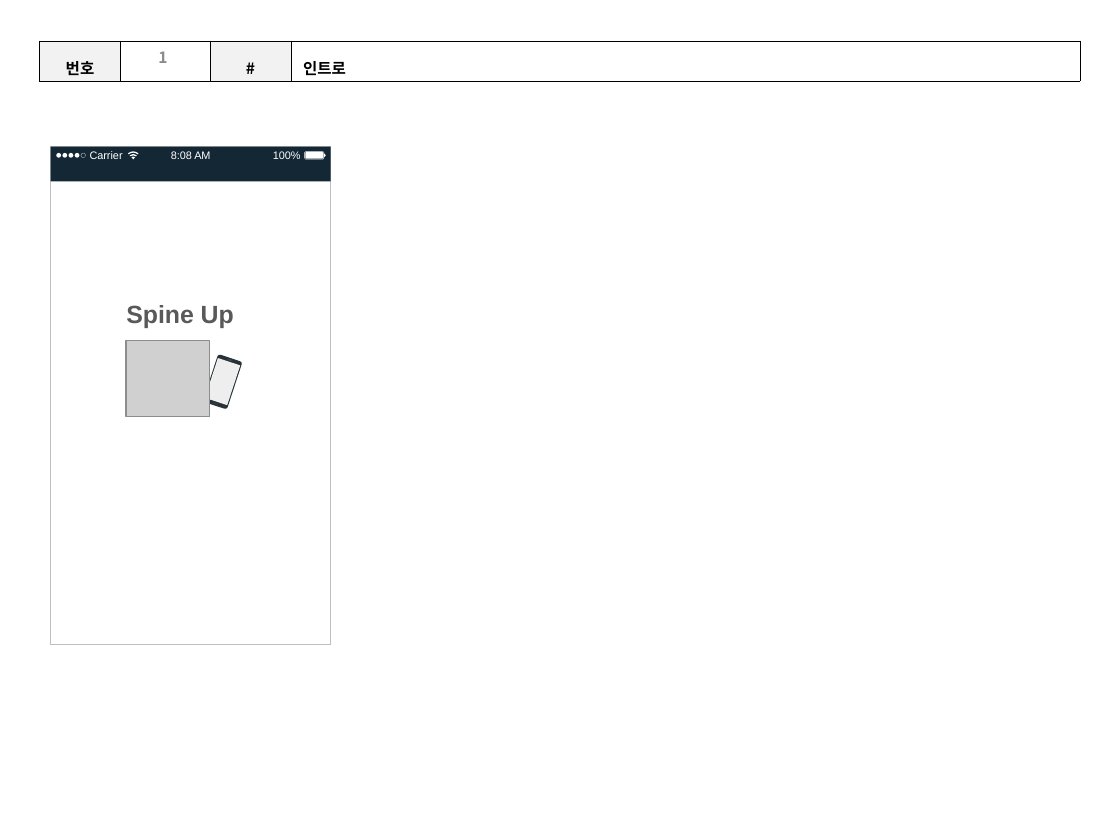
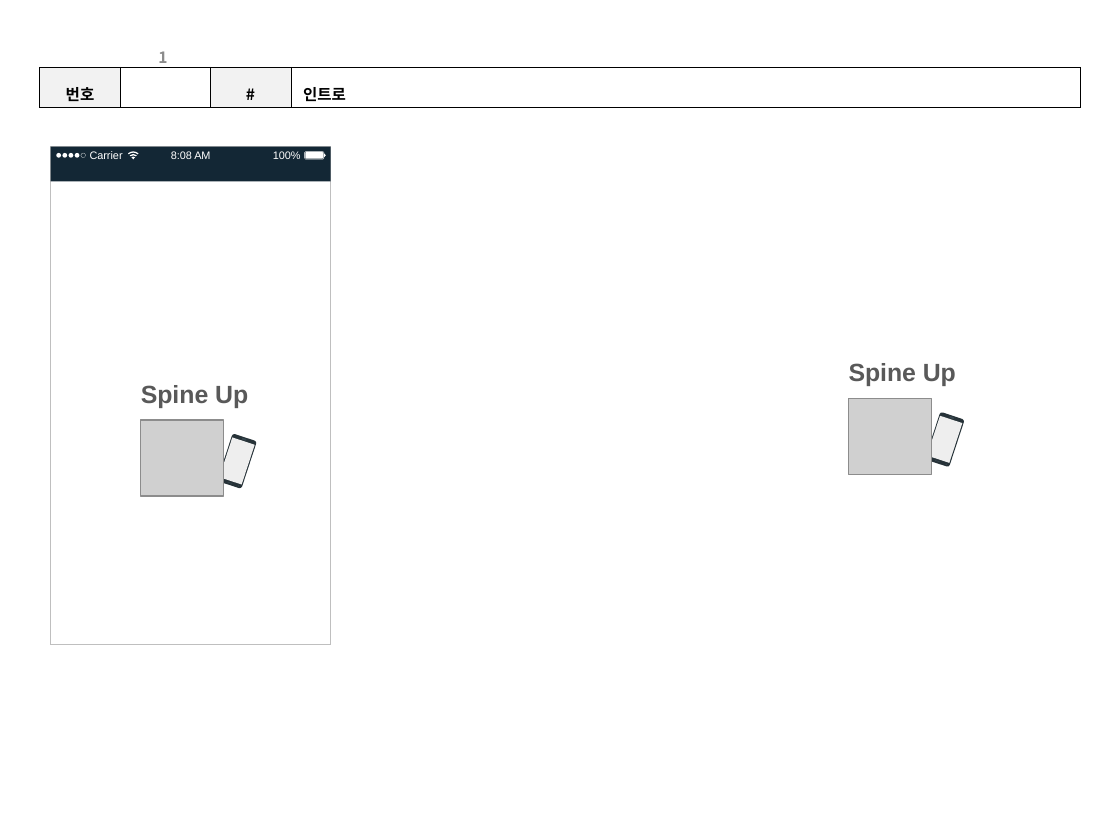
Before and after one commit to bqlab/osp-vestband, a slide deck: slide 1 of 7조_Spine up.pptx. Drawn at 1120x840 pixels with LibreOffice and Linux fonts; fonts in the diff are those of the drawing; grey boxes stand for pictures. Boxes give left, top, right and bottom in pixels: in the first picture for what was removed or moved away, otherwise in the second. Text is boxed around its words. In the diff, an @@ line names an element or a change of style, - is before the commit and + after.

```diff
--- a/7조_Spine up.pptx
+++ b/7조_Spine up.pptx
@@ table: place and size @@
-table at bbox=[39, 40, 1080, 79]
+table at bbox=[39, 67, 1080, 105]
@@ rectangle added at bbox=[763, 166, 1043, 663], fill #FFFFFF @@
@@ group added at bbox=[848, 363, 965, 475]: 3 freeform shapes, 1 text, 1 ellipse, 1 rectangle, 1 picture @@
+Spine Up
@@ 3 freeform shapes, 1 picture, 1 text, 1 rectangle, 1 ellipse: place and size @@
-3 freeform shapes, 1 picture, 1 text, 1 rectangle, 1 ellipse at bbox=[126, 305, 242, 417]
+3 freeform shapes, 1 picture, 1 text, 1 rectangle, 1 ellipse at bbox=[140, 385, 257, 496]
```
Also in this commit, not shown: 8 other files.
